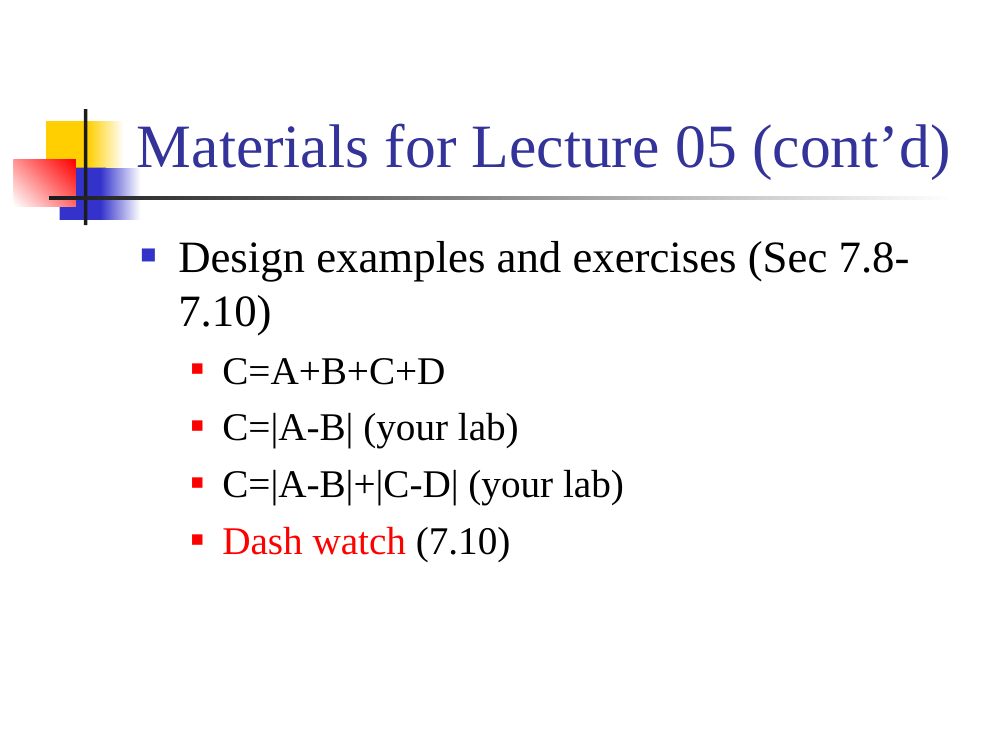
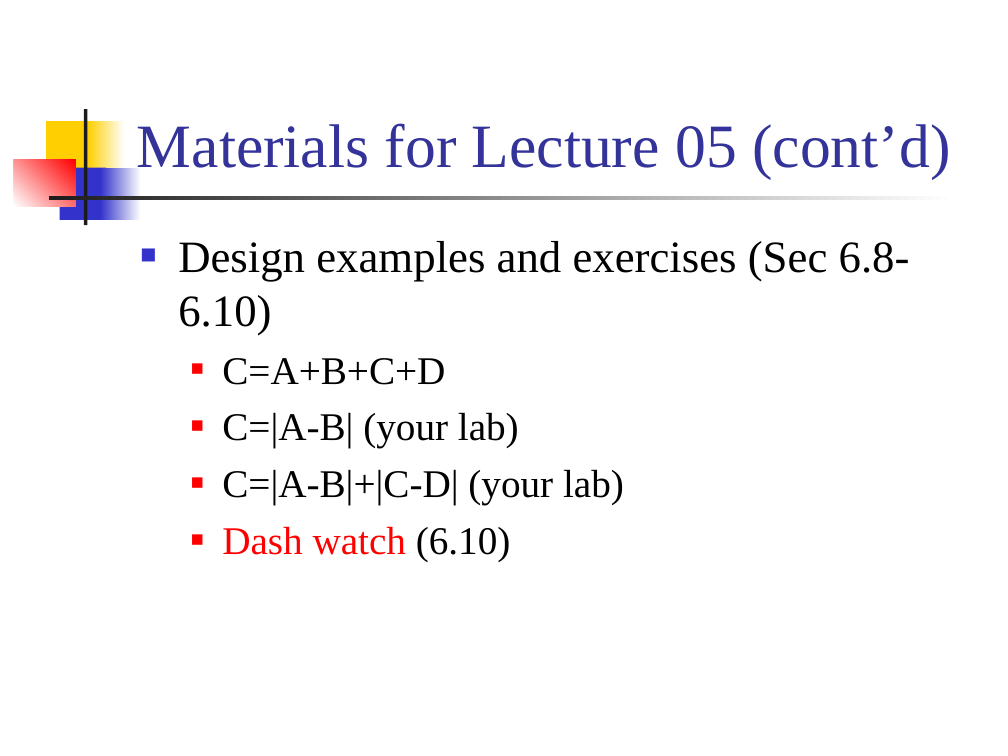
Before and after one commit to CGUSystemCourses/ComputerOrg-2016, a slide deck: slide 153 of Lectures/lec04-counters/lec04-counters.ppt. Drawn at 1008x756 pixels with LibreOffice and Linux fonts; fonts in the diff are those of the drawing. Boxes give left, top, right and bottom in pixels: in the first picture for what was removed or moved away, otherwise in the second. Text is boxed around its words. In the diff, an @@ line names an element or a change of style, - is before the commit and + after.

```diff
--- a/Lectures/lec04-counters/lec04-counters.ppt
+++ b/Lectures/lec04-counters/lec04-counters.ppt
@@ text at <box>178,241,910,335</box>: text changed @@
-■ Design examples and exercises (Sec 7.8-7.10)
+■ Design examples and exercises (Sec 6.8-6.10)
@@ text at <box>222,526,511,562</box>: text changed @@
-  ■ Dash watch (7.10)
+  ■ Dash watch (6.10)
```
Also in this commit, not shown: 3 other slides changed.
